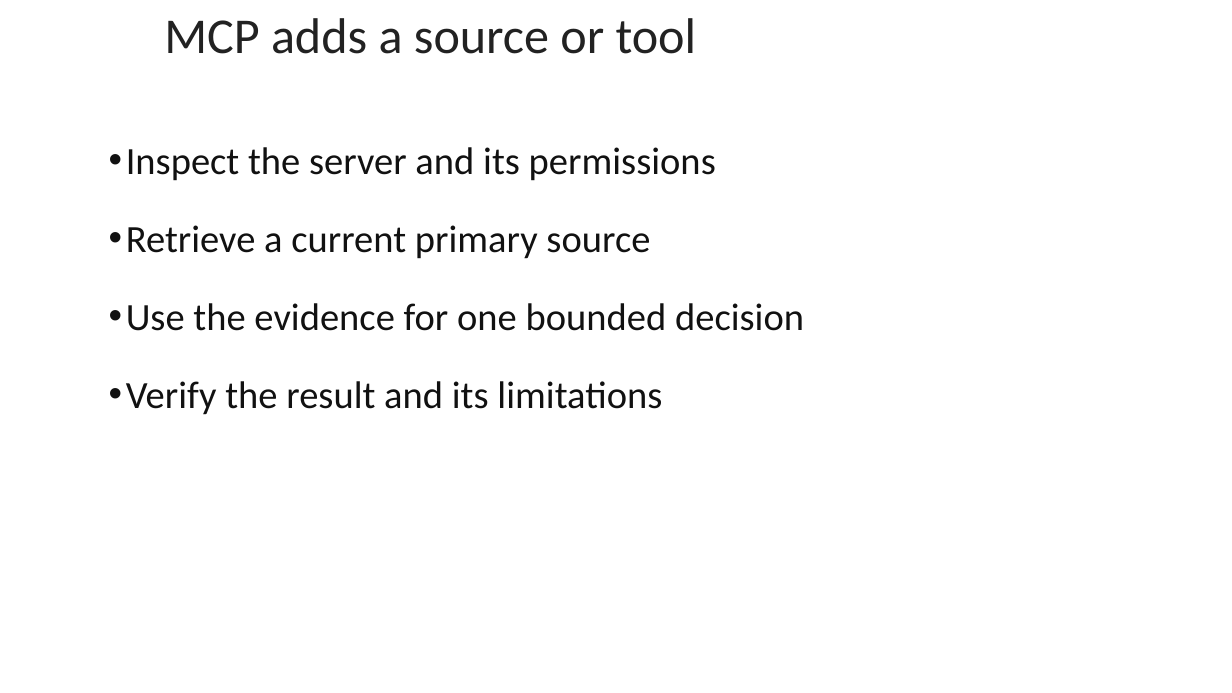
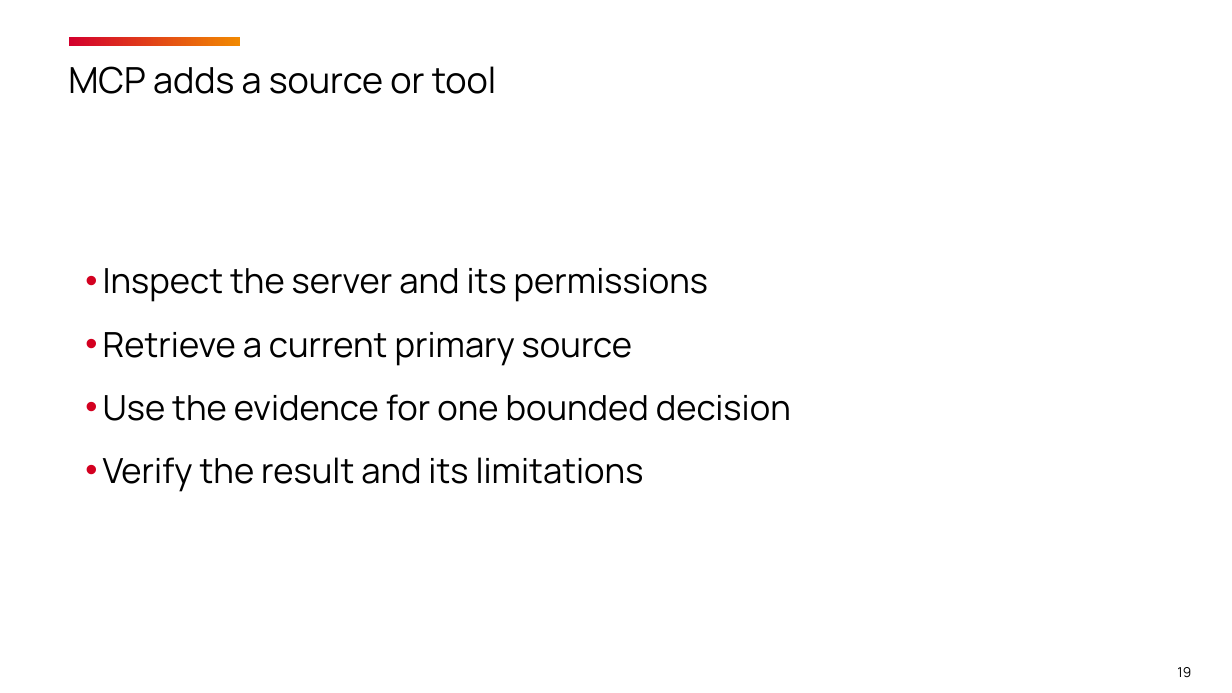
Before and after one commit to timothywarner-org/copilot-cert-prep, a slide deck: slide 19 of warner-github-cert-prep-september-2026.pptx (slide 16 before the commit). Drawn at 1232x693 pixels with LibreOffice and Linux fonts; fonts in the diff are those of the drawing; background and template pictures are left out. Boxes give left, top, right and bottom in pixels: in the first picture for what was removed or moved away, otherwise in the second. Text is boxed around its words. In the diff, an @@ line names an element or a change of style, - is before the commit and + after.

```diff
--- a/warner-github-cert-prep-september-2026.pptx
+++ b/warner-github-cert-prep-september-2026.pptx
@@ title "MCP adds a source or ...": place and size @@
-title "MCP adds a source or ..." at (164,18,697,54)
+title "MCP adds a source or ..." at (68,66,497,94)
@@ title "MCP adds a source or ..." at (68,66,497,94): size 29.2 to 21 pt, font Calibri to Manrope, text colour #222222 to #000000; line spacing 1 to 1.08 @@
@@ rectangle added at (70,36,241,46), fill gradient #D3002D to #F18901 @@
@@ text "Inspect the server and its ...": place and size @@
-text "Inspect the server and its ..." at (126,147,804,415)
+text "Inspect the server and its ..." at (103,268,791,492)
@@ text "Inspect the server and its ..." at (103,268,791,492): size 22.5 to 20.2 pt, font Calibri to Manrope, text colour #111111 to #000000; indent changed; line spacing 1 to 1.15; less space between paragraphs @@
@@ page number added at (1177,667,1191,677), 8 pt, text #000000 @@
+19
```
Also in this commit, not shown: 19 other slides changed, 8 slides added, 4 slides removed, 28 other files.
